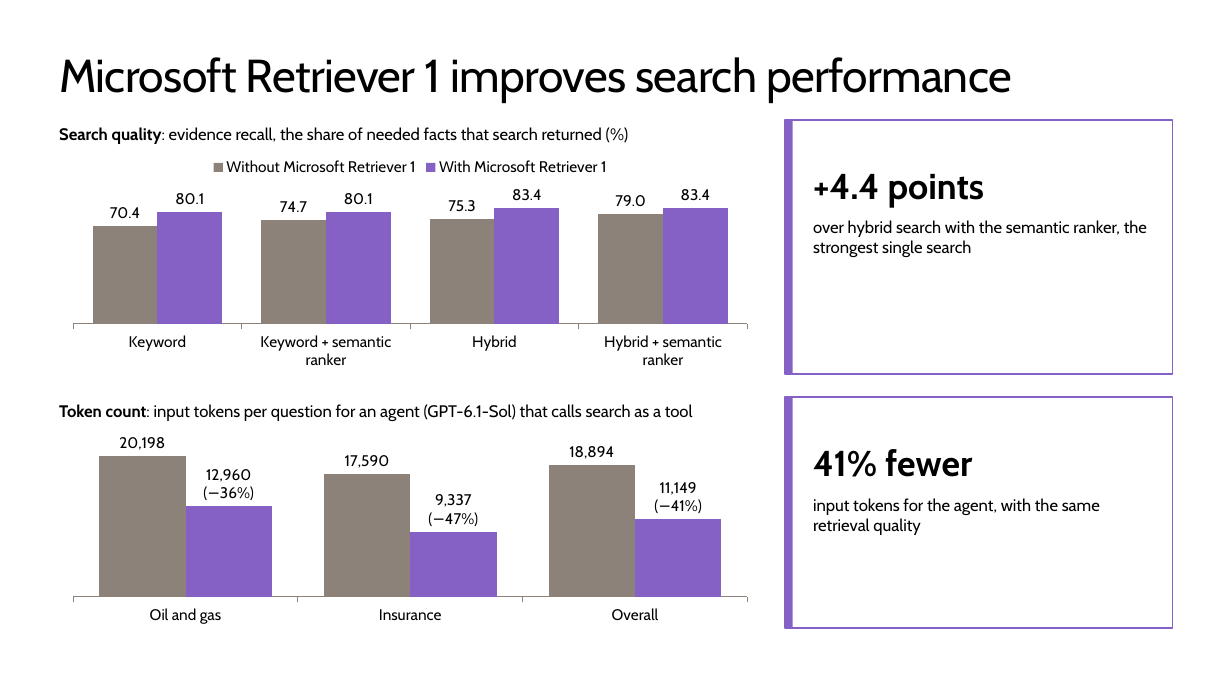
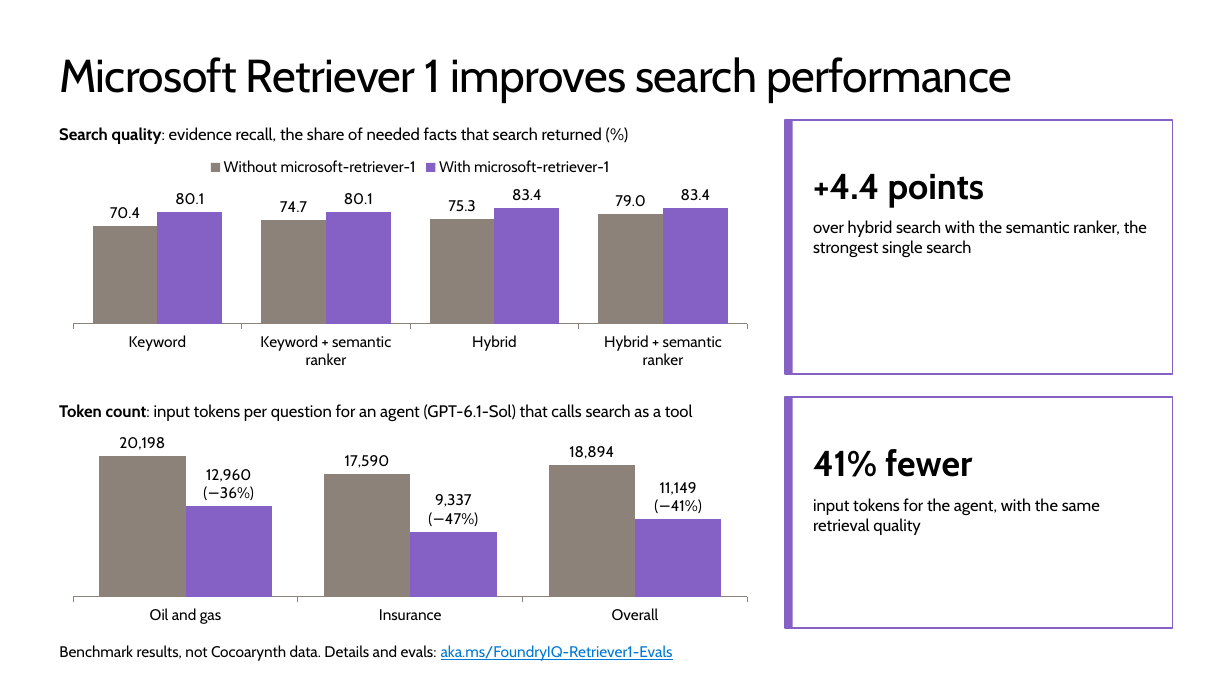
Before and after one commit to microsoft/ignite26-BRK300-building-agentic-retrieval-from-diy-to-foundry-iq, a slide deck: slide 30 of IgniteBRK300-WorkingDeck.pptx. Drawn at 1232x693 pixels with LibreOffice and Linux fonts; fonts in the diff are those of the drawing; background and template pictures are left out. Boxes give left, top, right and bottom in pixels: in the first picture for what was removed or moved away, otherwise in the second. Text is boxed around its words. In the diff, an @@ line names an element or a change of style, - is before the commit and + after.

```diff
--- a/IgniteBRK300-WorkingDeck.pptx
+++ b/IgniteBRK300-WorkingDeck.pptx
@@ column chart at [59, 148, 762, 374] @@
-Without Microsoft Retriever 1: 70.4, 74.7, 75.3, 79
+Without microsoft-retriever-1: 70.4, 74.7, 75.3, 79
-With Microsoft Retriever 1: 80.1, 80.1, 83.4, 83.4
+With microsoft-retriever-1: 80.1, 80.1, 83.4, 83.4
@@ text added at [59, 645, 673, 661], 12 pt, text #000000 @@
+Benchmark results, not Cocoarynth data. Details and evals: aka.ms/FoundryIQ-Retriever1-Evals
```
Also in this commit, not shown: 8 other slides changed, 1 other file.
